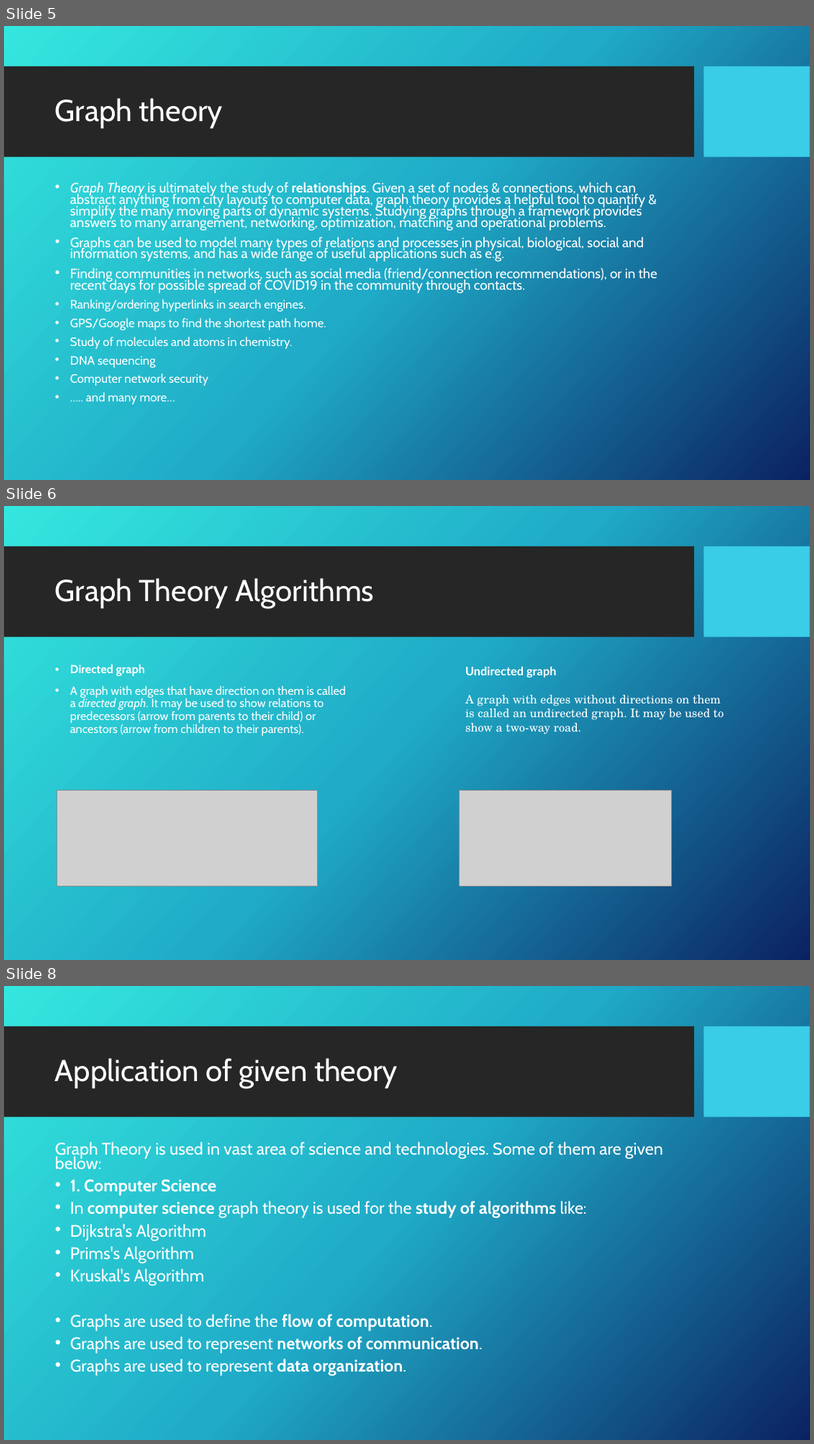
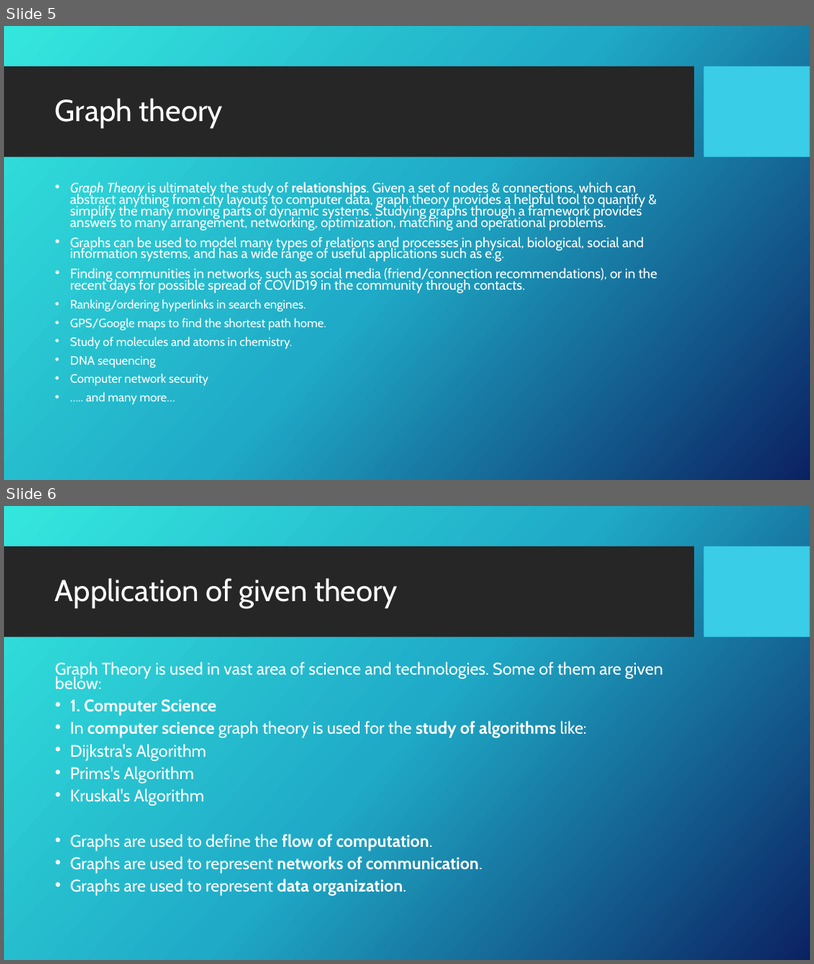
Before and after one commit to UlzhanarB/BIGRES, a slide deck: Graph Theory.pptx. Shown one above the other, each under a label of ours: slides 5, 6 and 8 before the commit, slides 5 and 6 after it; the slides between them are not shown. The pictures are 814x1444 and 814x964 pixels, drawn with LibreOffice and Linux fonts; fonts in the diff are those of the drawing; grey boxes stand for pictures; background and template pictures are left out. Boxes give left, top, right and bottom in pixels: in the first picture for what was removed or moved away, otherwise in the second. Text is boxed around its words. In the diff, an @@ line names an element or a change of style, - is before the commit and + after.

```diff
--- a/Graph Theory.pptx
+++ b/Graph Theory.pptx
@@ slide 6 removed at (4,506,810,960), background picture (left out); not listed: 2 template elements that a slide beside it also shows @@
@@ title removed at (55,578,374,608) @@
-Graph Theory Algorithms
@@ text removed at (70,664,346,736) @@
-• Directed graph
-• A graph with edges that have direction on them is called a directed graph. It may be used to show relations to predecessors (arrow from parents to their child) or ancestors (arrow from children to their parents).
@@ text removed at (466,667,725,734) @@
-Undirected graph
-A graph with edges without directions on them is called an undirected graph. It may be used to show a two-way road.
@@ picture removed at (57,790,317,886) @@
@@ picture removed at (460,790,672,886) @@
@@ what was slide 8 is now slide 6 @@
```
Also in this commit, not shown: 1 slide added, 1 other slide removed.
